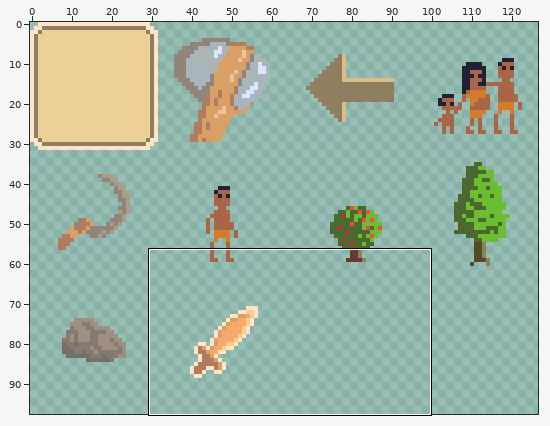
Two states of a sprite sheet, Assets/Sprites/Buttons/Unit Buttons.png. The picture above shows the old version from afar; the outline marks the close-up.
Close-up. Before the commit:
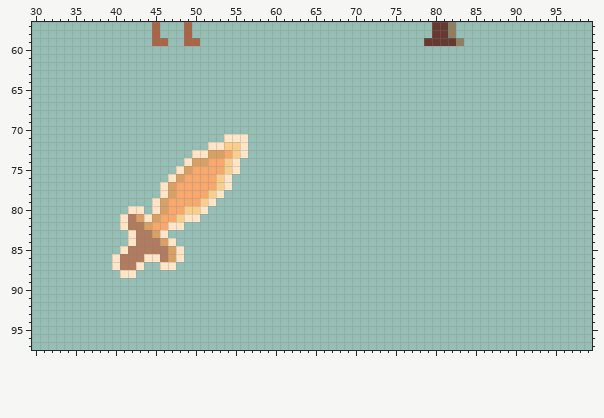
The file is 128x160 pixels. Shown: x 30..99, y 57..97. The wide view leaves out empty margins.
And afterwards:
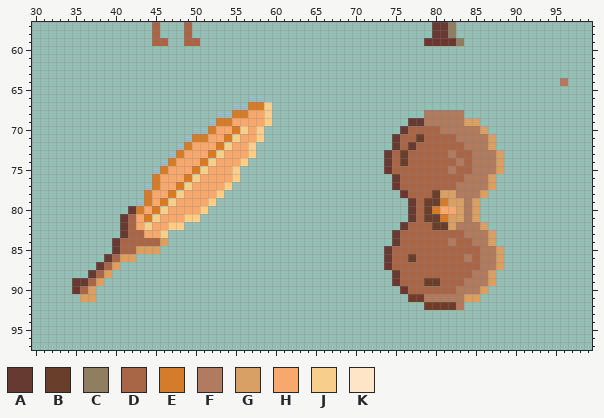
Palette (. is transparent): A #663931  B #693f2c  C #8f7e60  D #a86647  E #d47c2a  F #b07b5f  G #d9a066  H #f7a96d  J #f7ce8b  K #ffe5c7
From the commit log: Stop button
Changes in this commit:
Changed rows in their new state; - is an unchanged pixel.
first column x 35:
64 -------------------------------------------------------------F
67 ----------------------EEJ-------------------------------------
68 --------------------EEHHJ-------------------FFFFF-------------
69 ------------------EEHHHHJ-----------------AAFFFFFGG-----------
70 -----------------EHHEJHJ-----------------ADDDDFFFFFG----------
71 ---------------EEHHEJHHJ----------------ADDBDDDDFFFFG---------
72 --------------EHHHE-HHJ-----------------ADADDDDDDFFFG---------
73 -------------EHHHEJ-HHJ----------------ADBDDDDDFDDFFFG--------
74 ------------EHHHEJ-HHJ-----------------ADBDDDDDDFDFFFG--------
75 -----------EHHHEJ--HJ------------------ADDDDDDDFDDFFFG--------
76 ----------EHHHEJ--HHJ-------------------ADDDDDDDDFFFG---------
77 ----------EHHEJ---HJ--------------------ADDDDDDDFFFFG---------
78 ---------EHHEJ---HJ----------------------ADDDBGGFFFG----------
79 ---------EHEJ---HJ------------------------ADBBEGGFG-----------
80 -------AEHEJ--HHJ-------------------------ADBEHHGFG-----------
81 ------ADHEJ--HJJ--------------------------ADBBEGGFG-----------
82 ------ADHJ--JJ---------------------------ADDDBBGFFFG----------
83 ------ADDHHJ----------------------------ADDDDDDDDFFFG---------
84 -----ADDDDD-.---------------------------ADDDDDDFDDFFG---------
85 -----ADDGGG...-------------------------ADDDDDDDDDDDFFG--------
86 ----ADGG......-------------------------ADDBDDDDDDFDFFG--------
87 ---ADG...--..--------------------------ADDDDDDDDDDDFFG--------
88 --ADG-..--------------------------------ADDDDDDDDDFFG---------
89 AADG------------------------------------ADDDBBDDDFFFG---------
90 ADG--------------------------------------ADDDDDDFFFG----------
91 -GG---------------------------------------BBFFFFFGG-----------
92 --------------------------------------------BBBBF-------------
Pixel boxes of the changes (left, top, right, bottom) in both close-ups:
added: (560, 78, 568, 86)
changed: (72, 102, 272, 302)
added: (384, 110, 504, 310)
